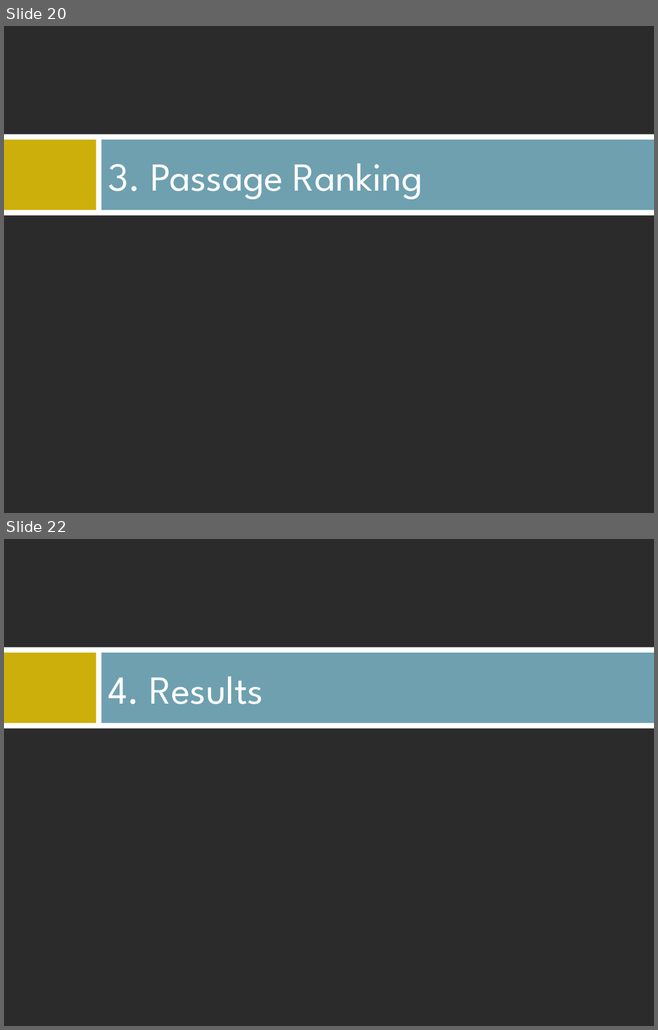
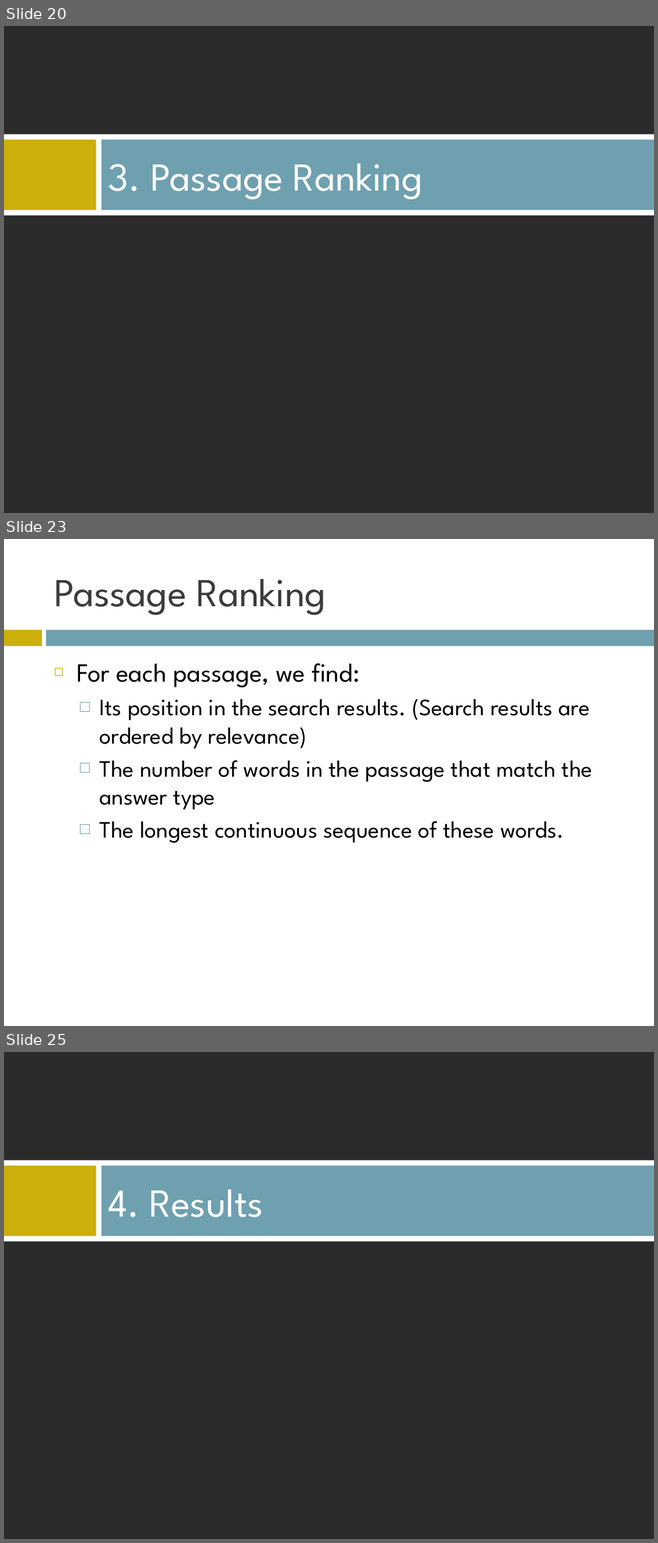
Before and after one commit to AndrewFM/NLPFinal, a slide deck: QA Presentation.ppt. Shown one above the other, each under a label of ours: slides 20 and 22 before the commit, slides 20, 23 and 25 after it; the slides between them are not shown. The pictures are 658x1030 and 658x1543 pixels, drawn with LibreOffice and Linux fonts; fonts in the diff are those of the drawing; background and template pictures are left out; a plain dark background stands for a picture behind light text. Boxes give left, top, right and bottom in pixels: in the first picture for what was removed or moved away, otherwise in the second. Text is boxed around its words. In the diff, an @@ line names an element or a change of style, - is before the commit and + after.

Commit message:
Updated slides

```diff
--- a/QA Presentation.ppt
+++ b/QA Presentation.ppt
@@ slide 23 added at (4,539,654,1026), background #FFFFFF @@
@@ title added at (54,579,326,615), 44 pt, text #3B3B3B @@
+Passage Ranking
@@ rectangle added at (4,630,42,646), fill #CCAF0A @@
@@ rectangle added at (46,630,654,646), fill #6EA0B0 @@
@@ text added at (76,663,592,843), 26 pt, text #000000 @@
+◻ For each passage, we find:
+  □ Its position in the search results. (Search results are ordered by relevance)
+  □ The number of words in the passage that match the answer type
+  □ The longest continuous sequence of these words.
@@ what was slide 22 is now slide 25 @@
```
Also in this commit, not shown: 1 slide changed, 2 other slides added.
